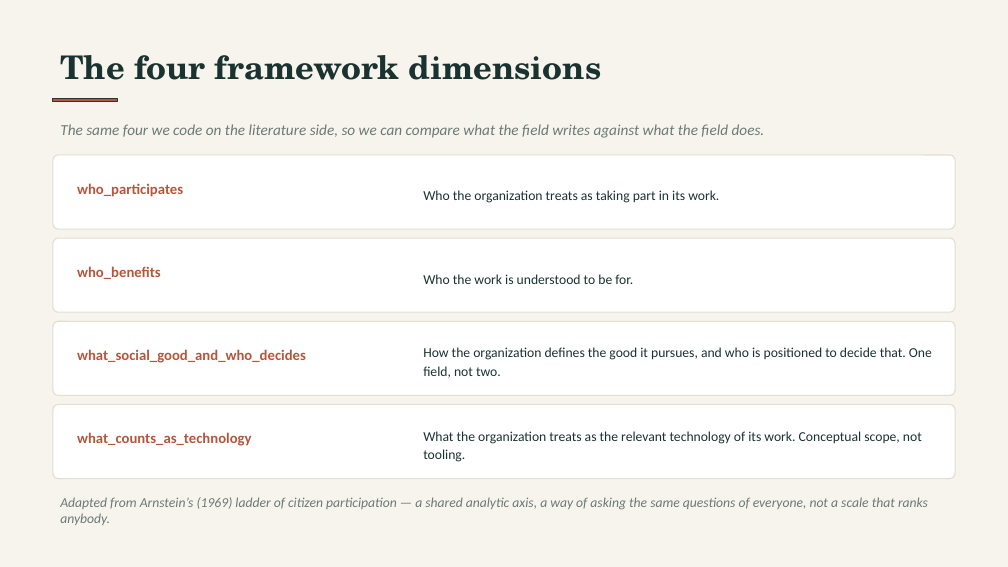
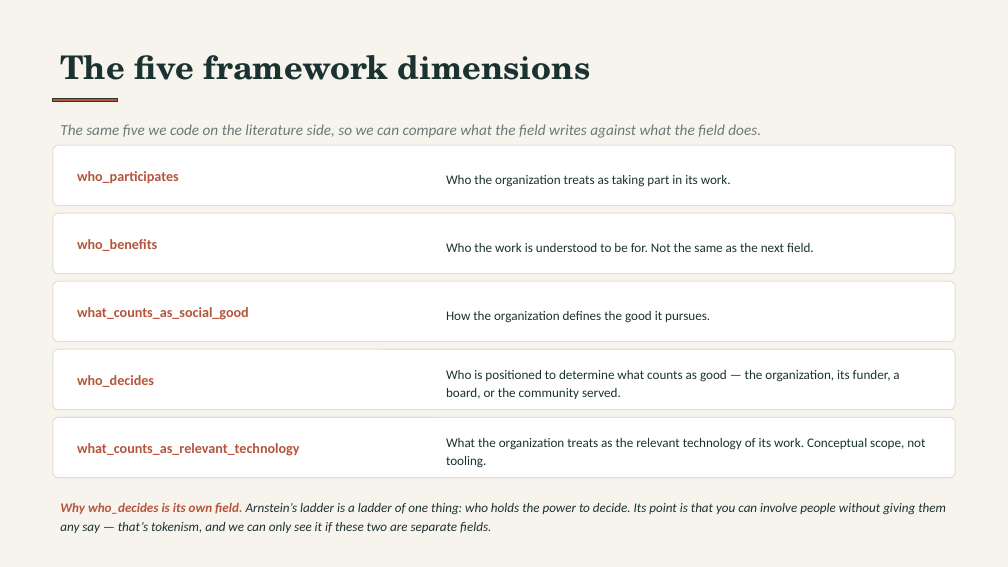
Before and after one commit to jkropko/PICANTE, a slide deck: slide 15 of organizations/Organization_Data_Collection_Methodology.pptx. Drawn at 1008x567 pixels with LibreOffice and Linux fonts; fonts in the diff are those of the drawing. Boxes give left, top, right and bottom in pixels: in the first picture for what was removed or moved away, otherwise in the second. Text is boxed around its words. In the diff, an @@ line names an element or a change of style, - is before the commit and + after.

```diff
--- a/organizations/Organization_Data_Collection_Methodology.pptx
+++ b/organizations/Organization_Data_Collection_Methodology.pptx
@@ text at <box>60,55,591,80</box>: text changed @@
-The four framework dimensions
+The five framework dimensions
@@ rounded rectangle: place and size @@
-rounded rectangle at <box>53,155,955,229</box>
+rounded rectangle at <box>53,145,955,206</box>
@@ text at <box>60,124,761,138</box>: text changed @@
-The same four we code on the literature side, so we can compare what the field writes against what the field does.
+The same five we code on the literature side, so we can compare what the field writes against what the field does.
@@ text "who_participates": place and size @@
-text "who_participates" at <box>77,183,183,197</box>
+text "who_participates" at <box>77,171,179,184</box>
@@ text "who_participates" at <box>77,171,179,184</box>: size 14 to 13.5 pt @@
@@ text "Who the organization treats as ...": place and size @@
-text "Who the organization treats as ..." at <box>423,190,719,203</box>
+text "Who the organization treats as ..." at <box>446,175,731,187</box>
@@ text "Who the organization treats as ..." at <box>446,175,731,187</box>: size 13 to 12.5 pt; line spacing 18pt to 17pt @@
@@ rounded rectangle: place and size @@
-rounded rectangle at <box>53,238,955,312</box>
+rounded rectangle at <box>53,213,955,274</box>
@@ text "who_benefits" at <box>77,239,157,251</box>: size 14 to 13.5 pt @@
@@ text "who_benefits": place and size @@
-text "who_benefits" at <box>77,266,161,279</box>
+text "who_benefits" at <box>77,239,157,251</box>
@@ text at <box>446,243,814,252</box>: text changed; size 13 to 12.5 pt @@
-Who the work is understood to be for.
+Who the work is understood to be for. Not the same as the next field.
@@ rounded rectangle: place and size @@
-rounded rectangle at <box>53,321,955,395</box>
+rounded rectangle at <box>53,281,955,342</box>
@@ text at <box>77,307,249,320</box>: text changed; size 14 to 13.5 pt @@
-what_social_good_and_who_decides
+what_counts_as_social_good
@@ text at <box>446,311,710,323</box>: text changed; size 13 to 12.5 pt @@
-How the organization defines the good it pursues, and who is positioned to decide that. One field, not two.
+How the organization defines the good it pursues.
@@ proportions changed in 4 elements at <box>53,145,955,206</box>, <box>53,213,955,274</box>, <box>53,281,955,342</box>, <box>53,349,955,410</box> @@
@@ rounded rectangle: place and size @@
-rounded rectangle at <box>53,405,955,479</box>
+rounded rectangle at <box>53,349,955,410</box>
@@ text added at <box>77,375,154,387</box>, 13.5 pt, text #B5563C, bold @@
+who_decides
@@ text added at <box>446,370,899,399</box>, 12.5 pt, text #1B3330 @@
+Who is positioned to determine what counts as good — the organization, its funder, a board, or the community served.
@@ rounded rectangle added at <box>53,417,955,478</box>, fill #FFFFFF, outline #E4DDD1 1 pt @@
@@ text at <box>77,443,299,456</box>: text changed; size 14 to 13.5 pt @@
-what_counts_as_technology
+what_counts_as_relevant_technology
@@ text "What the organization treats as ..." at <box>446,438,925,468</box>: size 13 to 12.5 pt; line spacing 18pt to 17pt @@
@@ text "What the organization treats as ...": place and size @@
-text "What the organization treats as ..." at <box>423,431,922,462</box>
+text "What the organization treats as ..." at <box>446,438,925,468</box>
@@ text removed at <box>60,497,928,525</box> @@
-Adapted from Arnstein’s (1969) ladder of citizen participation — a shared analytic axis, a way of asking the same questions of everyone, not a scale that ranks anybody.
@@ text added at <box>60,503,946,533</box>, 12.5 pt, text #1B3330, italic @@
+Why who_decides is its own field. Arnstein’s ladder is a ladder of one thing: who holds the power to decide. Its point is that you can involve people without giving them any say — that’s tokenism, and we can only see it if these two are separate fields.
```
Also in this commit, not shown: 1 other slide changed, 5 other files.
